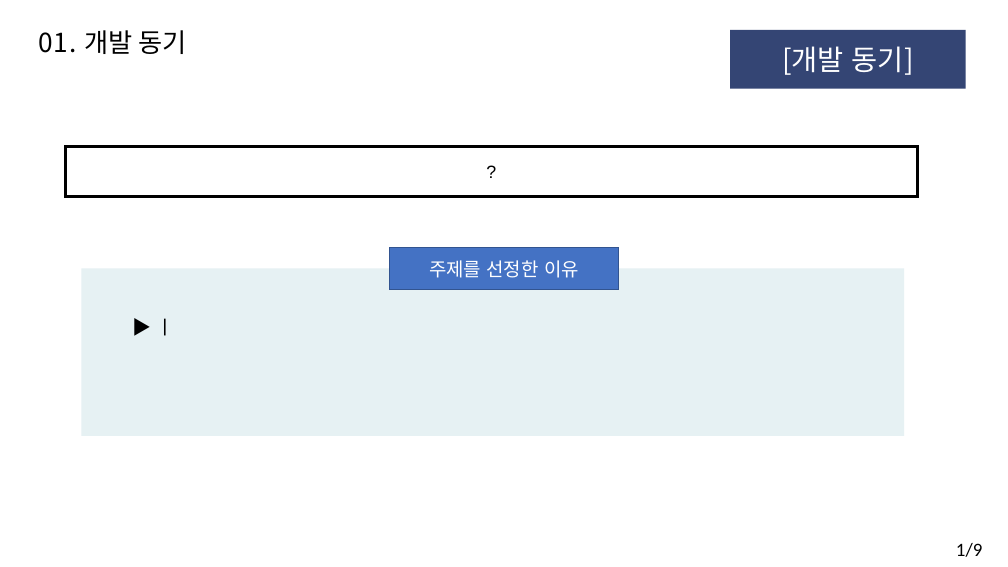
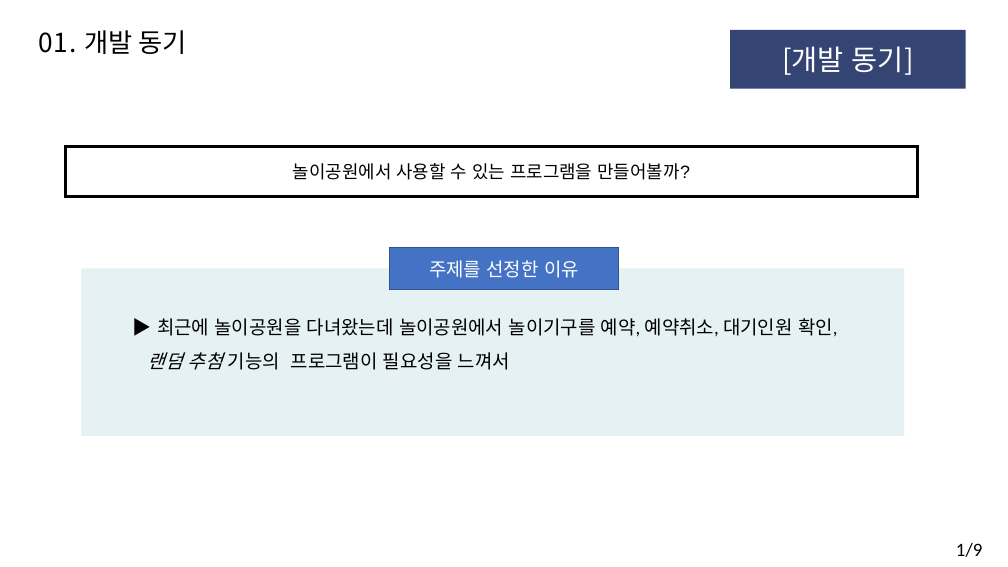
Before and after one commit to pgw3435/B, a slide deck: slide 3 of 오픈소스B.pptx. Drawn at 1008x567 pixels with LibreOffice and Linux fonts; fonts in the diff are those of the drawing. Boxes give left, top, right and bottom in pixels: in the first picture for what was removed or moved away, otherwise in the second. Text is boxed around its words. In the diff, an @@ line names an element or a change of style, - is before the commit and + after.

```diff
--- a/오픈소스B.pptx
+++ b/오픈소스B.pptx
@@ text in rectangle at (x1=293, y1=163, x2=689, y2=180): text changed @@
-?
+놀이공원에서 사용할 수 있는 프로그램을 만들어볼까?
@@ text at (x1=148, y1=318, x2=837, y2=370): text changed; font Noto Sans CJK JP to Calibri @@
-▶ ㅣ
+▶ 최근에 놀이공원을 다녀왔는데 놀이공원에서 놀이기구를 예약, 예약취소, 대기인원 확인, 랜덤 추첨 기능의 프로그램이 필요성을 느껴서
```
Also in this commit, not shown: 5 other slides changed, 4 slides added, 2 slides removed.
